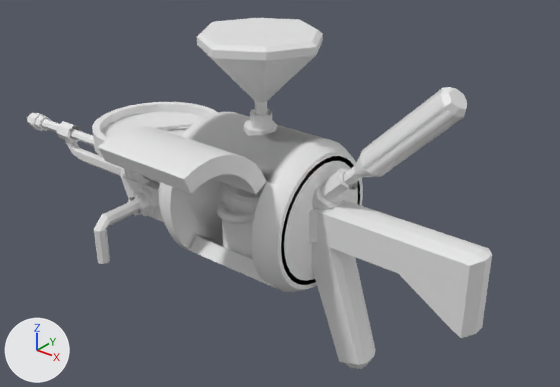
Before and after pictures for a commit that changed the FBX model Assets/BlenderModels/Repairgun.fbx.
One viewpoint serves both versions: a 50 mm camera at (0.328, -0.503, 0.399) aimed at (-0.081, 0.009, 0.082). Arrows for +X, +Y and +Z are at lower left; the lights stay in place. Where no turn or scale is listed for an object, it has been applied to the vertices. Vertices at the same position are counted once.

The scene before the commit, as lines of its bpy script (objects in view):
```python
me_cube_009 = bpy.data.meshes.new('Cube.009')
me_cube_009.from_pydata(...)  # 68 vertices, 52 faces; spans x -0.1131..-0.0798, y -0.0173..0.016, z 0.1417..0.1617
me_cube_013 = bpy.data.meshes.new('Cube.013')
me_cube_013.from_pydata(...)  # 97 vertices, 106 faces; spans x -0.0067..0.0995, y -0.0149..0.0118, z 0.1167..0.2222
me_cylinder = bpy.data.meshes.new('Cylinder')
me_cylinder.from_pydata(...)  # 320 vertices, 373 faces; spans x -0.1676..-0.0248, y -0.0721..0.0708, z 0.0038..0.1466
ob_chemicalcontainer = bpy.data.objects.new('ChemicalContainer', me_cylinder)
ob_chemicalcontainer.location = (0.0, 0.0, 0.0)
ob_erlenmeyerkolbensocket = bpy.data.objects.new('ErlenmeyerkolbenSocket', me_cube_009)
ob_erlenmeyerkolbensocket.location = (0.0, 0.0, 0.0)
ob_sodastream = bpy.data.objects.new('SodaStream', me_cube_013)
ob_sodastream.location = (0.0, 0.0, 0.0)
# also in view: 'GunGrip' at (-0.004, -0.001, 0.009); 'GunStock' at (0.047, -0.001, 0.059); 'Erlmeyer' at (-0.096, 0.0, 0.197); 'Clock' at (-0.234, 0.002, 0.108); 'DoorHandleSocket' at (-0.234, -0.03, 0.039)
```
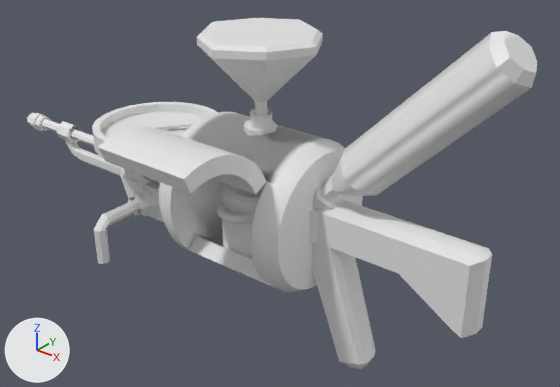
Where the newer file only moved an object's origin or applied its transform, the numbers keep the older frame.

Boxes (x1, y1, x2, y2) around the edits, measured in the pictures (560 x 387 px; the box of a moved part takes in the faces that stretch with it):
```json
{"object": "SodaStream", "change": "mesh rescaled", "before": [343, 87, 467, 186], "after": [331, 31, 537, 196]}
{"part": 1, "of": "me_cylinder", "change": "moved or reshaped", "before": [284, 161, 358, 281], "after": [284, 161, 358, 281]}
```

Scene script edits in JSON lines:
```json
{"block": "me_cube_013", "where": "me_cube_013.from_pydata(...)  # 97 vertices, 106 faces; spans x -0.0067..0.0995, y -0.0149..0.0118, z 0.1167..0.2222"}
{"block": "me_cube_013", "where": "# used by ob_sodastream; location = (0.0, 0.0, 0.0)"}
{"block": "me_cube_013", "change": "me_cube_013 part 2: the whole mesh is scaled about its middle by 1.75, then moved by (0.0075, -0.0003, 0.0075)"}
{"block": "me_cylinder", "where": "me_cylinder.from_pydata(...)  # 320 vertices, 373 faces; spans x -0.1676..-0.0248, y -0.0721..0.0708, z 0.0038..0.1466"}
{"block": "me_cylinder", "where": "# used by ob_chemicalcontainer; location = (0.0, 0.0, 0.0)"}
{"block": "me_cylinder", "change": "me_cylinder part 1"}
{"block": "me_cylinder", "change": "1 face is deleted"}
{"block": "me_cylinder", "change": "1 new face joins them"}
```
